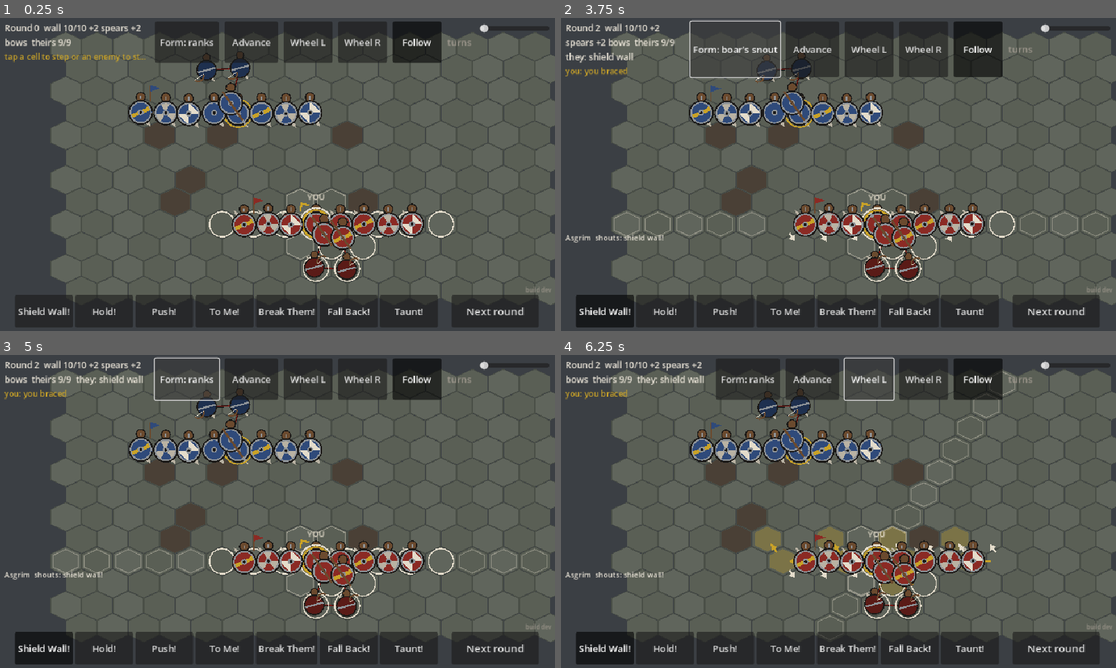
Above: before the commit, frames 1-4 (two rows, left to right).
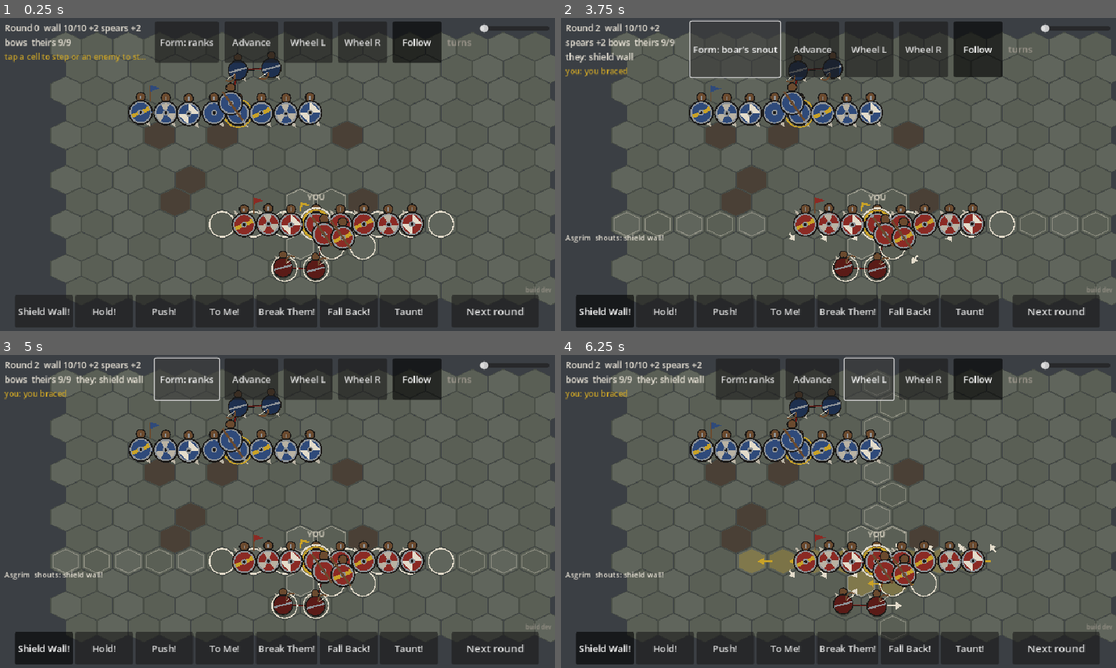
Above: after the commit, the same moments.

Repository: UnlikelyContact/Ringgiver
Game: Godot game, scene res://view/main.tscn
The game is run twice, just before and just after one commit, with the same random seed, the same clock (stepped at 60 frames per second) and the same inputs.
Inputs:
- Up to frame 1 (0.25 s): no input
- Up to frame 2 (3.75 s): click "Next round" at 0.5 s; click "Next round" at 1.25 s; click "Form: ranks" at 2 s; click "Form: line" at 2.75 s; click "Form: bows behind" at 3.5 s
- Up to frame 3 (5 s): click "Form: boar's snout" at 4.25 s
- Up to frame 4 (6.25 s): click "Advance" at 5 s; click "Wheel L" at 5.75 s

The runs differ from the first frame. In frame 1, 1.3% of the frame differs, in the area x 35-66%, y 10-85%; in frame 2, 1.2%; in frame 3, 1.3%; in frame 4, 3.4%, in the area x 32-82%, y 5-90%.

Commit message:
Lines run level or plumb, never slantwise across the hexes
Facing up or down (the four diagonal hex facings) a wall is a level row
and its step zigzags, now keeping each man's exact column; facing east or
west it is a plumb line, a zigzag of neighbouring cells drawn straight on
the screen, and its step is the plain hex step. "Straight behind" follows
the same rule, so the second rank stands directly behind either way.
Slots, deployment, gap-filling and the view all build on one along-line
helper. Three cell-exact tests updated to the new geometry.

Co-Authored-By: Claude Fable 5.1 <noreply@anthropic.com>
Claude-Session: https://claude.ai/code/session_01P5EsvQHo48suzdDpxkAELG

Diff:
--- a/game/sim/combat/band_factory.gd
+++ b/game/sim/combat/band_factory.gd
@@ -138,14 +138,16 @@
 	if leader == null and not others.is_empty():
 		leader = others.pop_front()
 	grid.place(leader, anchor)
-	var dirs := BattleGrid.line_dirs(facing)
+	var right := anchor
+	var left := anchor
 	var k := 1
 	var i := 0
 	while i < others.size() and k < 64:
-		for d in dirs:
+		right = BattleGrid.along_line(right, facing, true)
+		left = BattleGrid.along_line(left, facing, false)
+		for c in [right, left]:
 			if i >= others.size():
 				break
-			var c: Vector2i = anchor + d * k
 			if grid.is_free(c):
 				grid.place(others[i], c)
 				i += 1
--- a/game/sim/combat/battle_grid.gd
+++ b/game/sim/combat/battle_grid.gd
@@ -182,31 +182,55 @@
 	return arc == CombatTypes.Arc.FRONT or arc == CombatTypes.Arc.LEFT
 
 
-## The two directions along a line facing `facing`: right-hand first.
+## Lines run level or plumb on the screen, never slantwise, whatever the
+## hexes do. A man facing up or down (the four diagonal hex facings) stands
+## in a level row of cells; a man facing east or west stands in a plumb
+## line, which on pointy-top hexes is a zigzag of neighbouring cells drawn
+## straight. The two directions along his line are "right" and "left" of
+## his facing. (`line_dirs` is kept for callers that only need the two raw
+## hex axes nearest the line.)
 static func line_dirs(facing: Vector2i) -> Array[Vector2i]:
 	return [rotate(facing, 2), rotate(facing, 5)]
 
 
-## The step a wall takes to advance square to its row. No hex direction is
-## perpendicular to a hex row, so "straight" alternates the two directions
-## that straddle the facing; the alternation is keyed on the coordinate that
-## stays constant along the row, so every man in the row steps the same way
-## and each keeps his own column over two steps.
+## Does a man with this facing stand in a plumb (up-and-down) line?
+static func line_is_plumb(facing: Vector2i) -> bool:
+	var i := dir_index(facing)
+	return i == 2 or i == 5
+
+
+## The next cell along a man's line to his right (or left): along the row
+## for a level line, down or up the zigzag for a plumb one.
+static func along_line(pos: Vector2i, facing: Vector2i, right: bool) -> Vector2i:
+	var i := dir_index(facing)
+	if line_is_plumb(facing):
+		# Facing east, his right hand is south; facing west, north.
+		var down := (i == 2) == right
+		return pos + advance_step(pos, DIRS[3] if down else DIRS[0])
+	# Facing up (north-west or north-east), his right hand is east.
+	var up := i == 0 or i == 1
+	return pos + (DIRS[2] if up == right else DIRS[5])
+
+
+## The step a wall takes to advance square to its line. Facing east or
+## west it is the plain hex step. Facing up or down no hex step is square,
+## so "straight" alternates the two that straddle it, keyed on the row, so
+## every man in a level row steps the same way and keeps his column.
 static func advance_step(pos: Vector2i, facing: Vector2i) -> Vector2i:
-	var row := rotate(facing, 2)
-	var key: int
-	if row.y == 0:
-		key = pos.y  # row runs east-west: r is constant along it
-	elif row.x == 0:
-		key = pos.x  # row runs north-west/south-east: q is constant
-	else:
-		key = pos.x + pos.y  # row runs north-east/south-west: q + r is constant
-	return facing if posmod(key, 2) == 0 else rotate(facing, 1)
-
-
-## The cell directly behind `w` (for second-rank support).
+	var i := dir_index(facing)
+	if i == 2 or i == 5:
+		return facing
+	# With odd rows shoved right, the cell straight above an even row is to
+	# the north-east and above an odd row to the north-west; straight below,
+	# south-east and south-west. Each step keeps the man's own column.
+	if i == 0 or i == 1:  # up
+		return DIRS[1] if posmod(pos.y, 2) == 0 else DIRS[0]
+	return DIRS[3] if posmod(pos.y, 2) == 0 else DIRS[4]  # down
+
+
+## The cell straight behind `w` (for second-rank support).
 func behind(w: Warrior) -> Vector2i:
-	return w.pos - w.facing
+	return w.pos + advance_step(w.pos, rotate(w.facing, 3))
 
 
 ## How many hex facings (60 degrees each) apart two directions are: 0..3.
--- a/game/sim/combat/decision.gd
+++ b/game/sim/combat/decision.gd
@@ -363,11 +363,11 @@
 ## the space a fallen neighbour has left; the open end of a line is not a
 ## gap. (-1, -1) if none.
 static func _gap_cell(grid: BattleGrid, w: Warrior, enemies: Array[Warrior]) -> Vector2i:
-	for side_dir in BattleGrid.line_dirs(w.facing):
-		var c := w.pos + side_dir
+	for right in [true, false]:
+		var c := BattleGrid.along_line(w.pos, w.facing, right)
 		if not grid.is_free(c):
 			continue
-		var beyond := grid.occupant(c + side_dir)
+		var beyond := grid.occupant(BattleGrid.along_line(c, w.facing, right))
 		if beyond == null or beyond.side != w.side or not beyond.is_active():
 			continue
 		for e in enemies:
--- a/game/sim/combat/formation.gd
+++ b/game/sim/combat/formation.gd
@@ -13,11 +13,14 @@
 	var out: Array[Vector2i] = []
 	if leader == null or count <= 0:
 		return out
-	var dirs := BattleGrid.line_dirs(leader.wall_facing())
+	var wf := leader.wall_facing()
+	var right := leader.pos
+	var left := leader.pos
 	var reach := maxi(grid.width, grid.height)
 	for k in range(1, reach + 1):
-		for dir in dirs:
-			var c: Vector2i = leader.pos + dir * k
+		right = BattleGrid.along_line(right, wf, true)
+		left = BattleGrid.along_line(left, wf, false)
+		for c in [right, left]:
 			if _usable(grid, leader, c):
 				out.append(c)
 				if out.size() >= count:
@@ -31,17 +34,18 @@
 	var out: Array[Vector2i] = []
 	if leader == null or count <= 0:
 		return out
-	var dirs := BattleGrid.line_dirs(leader.wall_facing())
+	var wf := leader.wall_facing()
+	var right := leader.pos
+	var left := leader.pos
 	var reach := maxi(grid.width, grid.height)
 	for k in range(1, reach + 1):
-		for dir in dirs:
-			var c: Vector2i = leader.pos + dir * k
+		right = BattleGrid.along_line(right, wf, true)
+		left = BattleGrid.along_line(left, wf, false)
+		for c in [right, left]:
 			if grid.is_free(c):
 				out.append(c)
 				if out.size() >= count:
 					return out
-			elif not _usable(grid, leader, c):
-				continue
 	return out
 
 
@@ -101,7 +105,7 @@
 		var r := 1 if template == null else clampi(template.rank(m.role), 1, 3)
 		(by_rank[r] as Array[Warrior]).append(m)
 	var wf := leader.wall_facing()
-	var back := BattleGrid.rotate(wf, 3)
+	var back_facing := BattleGrid.rotate(wf, 3)
 	var front: Array[Warrior] = by_rank[1]
 	var second: Array[Warrior] = by_rank[2]
 	var third: Array[Warrior] = by_rank[3]
@@ -111,14 +115,15 @@
 	var line := line_slots(grid, leader, line_width)
 	var behind: Array[Vector2i] = []
 	for c in [leader.pos] + line:
-		var b: Vector2i = c + back
+		var b: Vector2i = c + BattleGrid.advance_step(c, back_facing)  # straight behind
 		if _usable(grid, leader, b):
 			behind.append(b)
 	var far: Array[Vector2i] = []
 	var i := 0
 	for c in [leader.pos] + line:
 		if i % 2 == 0:
-			var b: Vector2i = c + back + back
+			var b1: Vector2i = c + BattleGrid.advance_step(c, back_facing)
+			var b: Vector2i = b1 + BattleGrid.advance_step(b1, back_facing)
 			if _usable(grid, leader, b):
 				far.append(b)
 		i += 1
--- a/game/tests/test_battle_grid.gd
+++ b/game/tests/test_battle_grid.gd
@@ -73,9 +73,16 @@
 	var a := BattleGrid.from_offset(5, 8)
 	var b := BattleGrid.from_offset(9, 8)
 	assert_eq(BattleGrid.advance_step(a, Vector2i(0, -1)), BattleGrid.advance_step(b, Vector2i(0, -1)))
-	# A wall facing east (row north-east/south-west) stays on one line too.
+	# A wall facing east stands in a plumb line and steps straight east: four
+	# steps, four cells along the same row.
 	var e := Vector2i(2, 5)
-	var start := e
 	for i in 4:
 		e += BattleGrid.advance_step(e, Vector2i(1, 0))
-	assert_eq(e - start, Vector2i(2, 2), "two east and two south-east steps")
+	assert_eq(e, Vector2i(6, 5), "four cells east on the same row")
+	# Along a plumb line, the cells zigzag on the hexes but keep one column.
+	var p := BattleGrid.from_offset(8, 4)
+	var col_p := BattleGrid.to_offset(p).x
+	for i in 4:
+		p = BattleGrid.along_line(p, Vector2i(1, 0), true)
+	assert_eq(BattleGrid.to_offset(p).x, col_p, "same column down the plumb line")
+	assert_eq(BattleGrid.to_offset(p).y, 8, "four cells down it")
--- a/game/tests/test_decision.gd
+++ b/game/tests/test_decision.gd
@@ -345,4 +345,4 @@
 	var all: Array[Warrior] = [leader, w, e]
 	var a := _choose(w, leader, g, all)
 	assert_eq(a.kind, K.MOVE)
-	assert_eq(a.target_cell, Vector2i(9, 7), "one step the way the wall faces")
+	assert_eq(a.target_cell, Vector2i(10, 7), "one step the way the wall faces, keeping his column")
--- a/game/tests/test_formation.gd
+++ b/game/tests/test_formation.gd
@@ -24,7 +24,7 @@
 	var leader := _man("jarl", 0, Vector2i(8, 5), g)
 	leader.facing = Vector2i(1, 0)  # east: right hand is south-west, left north-east
 	var slots := Formation.line_slots(g, leader, 2)
-	var expected: Array[Vector2i] = [Vector2i(7, 6), Vector2i(9, 4)]
+	var expected: Array[Vector2i] = [Vector2i(7, 6), Vector2i(8, 4)]  # the plumb line keeps his column
 	assert_eq(slots, expected)
 
 
@@ -118,4 +118,9 @@
 	assert_eq(slots, [Vector2i(9, 6), Vector2i(7, 6)] as Array[Vector2i], "the line still runs east-west")
 	leader.line_facing = Vector2i.ZERO
 	var turned := Formation.line_slots(g, leader, 2)
-	assert_true(turned != slots, "without a wall facing the line follows his own facing")
+	assert_eq(turned, slots, "facing north-east the line is still level, so nothing changes")
+	leader.facing = Vector2i(1, 0)  # facing east: the line stands plumb
+	var plumb := Formation.line_slots(g, leader, 2)
+	assert_true(plumb != slots, "without a wall facing the line follows his own facing")
+	for c in plumb:
+		assert_eq(BattleGrid.to_offset(c).x, BattleGrid.to_offset(leader.pos).x, "a plumb line keeps the leader's column")
--- a/game/tests/test_push.gd
+++ b/game/tests/test_push.gd
@@ -183,7 +183,7 @@
 	assert_eq(r2.blocked.size(), 0)
 	assert_eq(r2.driven_off, [w2] as Array[Warrior])
 	assert_true(w2.fled, "driven off the field")
-	assert_eq(grid2.occupant(Vector2i(5, 0)), null, "and gone from the grid")
+	assert_true(grid2.occupant(Vector2i(5, 0)) != w2, "and gone from the grid (the winner may step into his place)")
 
 
 func test_groups_are_line_connected_components() -> void:
--- a/game/view/battle_view.gd
+++ b/game/view/battle_view.gd
@@ -186,13 +186,22 @@
 					depth[n] = depth[m] + 1
 					queue.append(n)
 		var centre := Iso.to_screen(leader.pos)
+		var plumb := BattleGrid.line_is_plumb(leader.wall_facing())
 		for m in members:
 			if not depth.has(m) or m == leader:
 				continue
-			var toward := centre - Iso.to_screen(m.pos)
-			if toward.length() < 1.0:
-				continue
-			_tighten[m] = toward.normalized() * minf(WALL_TIGHTEN * depth[m], WALL_TIGHTEN_MAX)
+			var mine := Iso.to_screen(m.pos)
+			var pull := Vector2.ZERO
+			if plumb and m.role != CombatTypes.Role.MISSILE:
+				# A plumb line zigzags on the hexes; on the screen it stands
+				# straight under its leader, second rank one column back.
+				var ranks_back := roundi((mine.x - centre.x) / (Iso.SIZE * sqrt(3.0)) * (1.0 if leader.wall_facing() == BattleGrid.DIRS[5] else -1.0))
+				var want_x := centre.x - ranks_back * Iso.SIZE * sqrt(3.0) * (1.0 if leader.wall_facing() == BattleGrid.DIRS[5] else -1.0)
+				pull.x = want_x - mine.x
+			var toward := centre - mine
+			if toward.length() >= 1.0:
+				pull += toward.normalized() * minf(WALL_TIGHTEN * depth[m], WALL_TIGHTEN_MAX)
+			_tighten[m] = pull
 		for m in members:
 			if tokens.has(m):
 				(tokens[m] as Token).set_locked(true)
Not shown, changed: docs/design/concept.md
Not shown, changed: docs/design/sim-architecture.md
